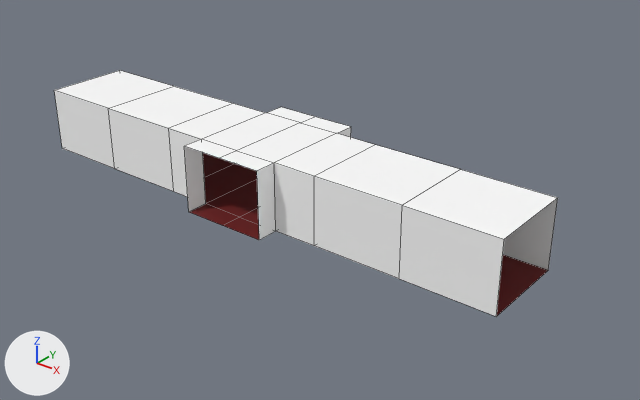
Renders of the FBX model Content/Meshes/TheaterBuilding/TheaterRoom3Prefab.fbx from each side of a commit.
The view is the same before and after, from a 50 mm lens placed at (23.3, -25.7, 16.8), pointed at (2.0, 0.9, 0.3). Lighting does not change. The marker at lower left points along +X, +Y and +Z. Mesh edges are drawn as thin lines. Objects named as collision shapes, trigger or cutter boxes, shadow casters or lower levels of detail are left out. Where no turn or scale is listed for an object, it has been applied to the vertices.

Before the edit, the objects in view are built like this:
```python
me_cube_005 = bpy.data.meshes.new('Cube.005')
me_cube_005.from_pydata(...)  # 48 vertices, 40 faces; spans x -12.0..12.0, y -3.0..3.0, z 0.0..3.0
# faces by material slot: [28, 12]
me_cube_005.materials.append(mat_walls)  # white #ffffff
me_cube_005.materials.append(mat_carpet)  # dark red #680808
# before: 40 (12.0, 2.0, 0.0) at pixel (548, 270), 41 (12.0, -2.0, 0.0) at pixel (496, 316), 42 (12.0, 2.0, 3.0) at pixel (557, 197), 43 (12.0, -2.0, 3.0) at pixel (504, 239)
# before: 44 (-12.0, -2.0, 0.0) at pixel (62, 148), 45 (-12.0, 2.0, 0.0), 46 (-12.0, -2.0, 3.0) at pixel (54, 90), 47 (-12.0, 2.0, 3.0) at pixel (119, 70)
ob_cube = bpy.data.objects.new('cube', me_cube_005)
ob_cube.location = (0.0, 0.0, 0.0)
```
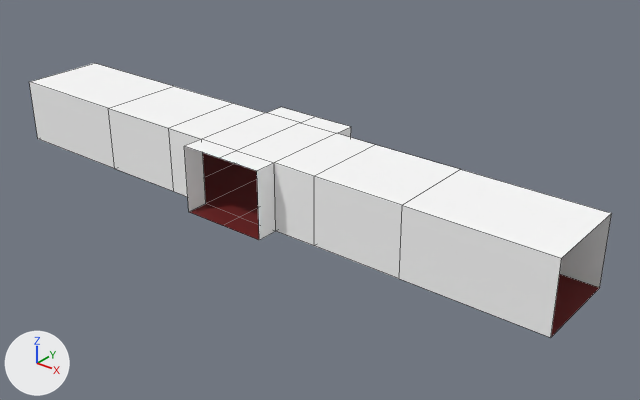
Location of each change, [x1, y1, x2, y2] in pixels of the pictures (640 x 400 px; the box of a moved part takes in the faces that stretch with it):
'cube', reshaped (16% wider, 11% taller): before [54, 70, 558, 317]; after [29, 63, 612, 338]
part 1 of me_cube_005, moved or reshaped: before [399, 170, 558, 317]; after [399, 170, 612, 338]
part 2 of me_cube_005, moved or reshaped: before [54, 70, 172, 169]; after [29, 63, 172, 169]

Patch to the scene script:
```diff
--- a/Content/Meshes/TheaterBuilding/TheaterRoom3Prefab.fbx.py
+++ b/Content/Meshes/TheaterBuilding/TheaterRoom3Prefab.fbx.py
@@ me_cube_005 @@
 me_cube_005.from_pydata(...)  # 48 vertices, 40 faces; spans x -12.0..12.0, y -3.0..3.0, z 0.0..3.0
 # used by ob_cube; location = (0.0, 0.0, 0.0)
+# me_cube_005 part 1
+for i in [*range(40, 44)]: me_cube_005.vertices[i].co += Vector((2.0, 0.0, 0.0))
+# me_cube_005 part 2
+for i in [*range(44, 48)]: me_cube_005.vertices[i].co += Vector((-2.0, 0.0, 0.0))
 me_cube_005.materials.append(mat_walls)
```
